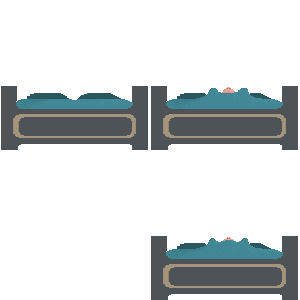
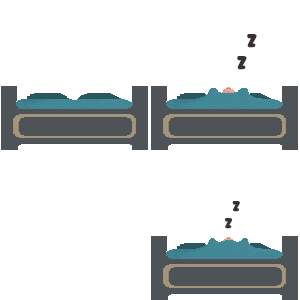
Comparing the layer stacks of the two 300 x 300 images. Changes:
added layer "z copia 4" (1st of 2) above "z copia 4" over [232, 201, 240, 212]
added layer "z copia 4" (2nd of 2) above "z copia 3" over [225, 218, 233, 229]
added layer "z copia 3" above "z copia 2" over [247, 34, 257, 48]
added layer "z copia 2" above "Capa 2 copia" over [237, 56, 247, 70]
